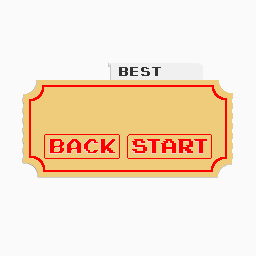
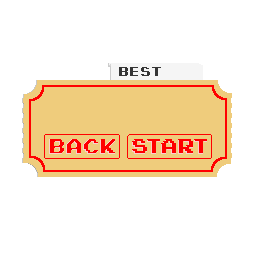
The second (256, 256) image is a revision of the first. Changes to its layers:
painted on "Layer 4 copy 2" over (x1=217, y1=80, x2=233, y2=177)
painted on "Layer 4 copy 3" over (x1=0, y1=0, x2=256, y2=256)
